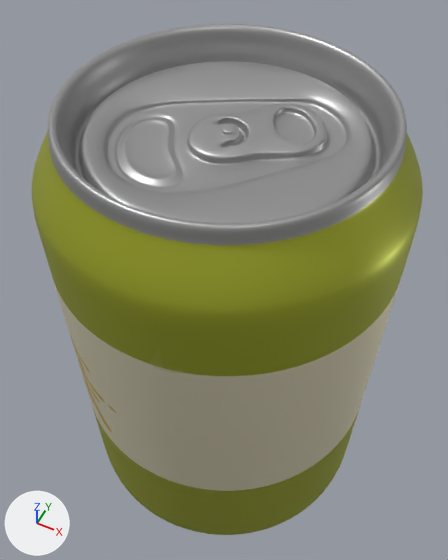
Two versions of the FBX model Sandwich/Assets/Art/3DModels/SodaCan.fbx, one commit apart.
One viewpoint serves both versions: a 50 mm camera at (0.0663, -0.0627, 0.0786) aimed at (0.048, -0.0261, 0.0329). The axes (+X, +Y, +Z) are drawn at lower left. The lights are the same throughout. Where no turn or scale is listed for an object, it has been applied to the vertices.

Script lines for the objects in view, before the commit:
```python
me_mesh = bpy.data.meshes.new('Mesh')
me_mesh.from_pydata(...)  # 11394 vertices, 11392 faces; spans x -0.0152..0.0151, y -0.0151..0.0151, z -0.0019..0.0448
me_mesh.materials.append(mat_midterm_sodacan)
ob_midterm_soda = bpy.data.objects.new('midterm:Soda', me_mesh)
ob_midterm_soda.location = (0.049, -0.0275, 0.0087)
```
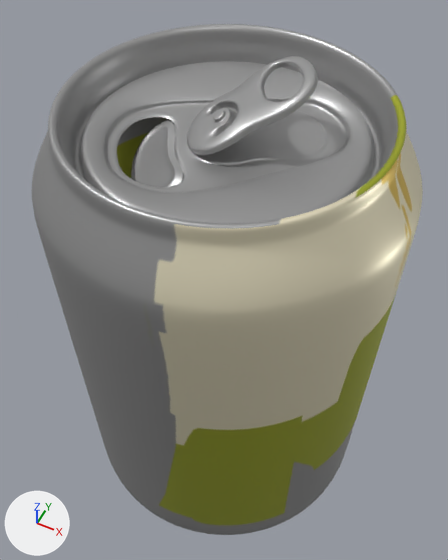
Where the change shows, as pixel boxes (x1, y1, x2, y2) in the pictures (448 x 560 px; the box of a moved part takes in the faces that stretch with it):
part 1 of me_mesh, moved or reshaped: before (117, 104, 327, 187); after (117, 56, 327, 187)
part 2 of me_mesh, surface changed: (31, 54, 423, 535) in both

The change, as a diff of the scene's bpy script:
```diff
--- a/Sandwich/Assets/Art/3DModels/SodaCan.fbx.py
+++ b/Sandwich/Assets/Art/3DModels/SodaCan.fbx.py
@@ me_mesh @@
 # used by ob_midterm_soda; location = (0.049, -0.0275, 0.0087)
-me_mesh.from_pydata(...)  # 11394 vertices, 11392 faces; spans x -0.0152..0.0151, y -0.0151..0.0151, z -0.0019..0.0448
+me_mesh.from_pydata(...)  # 11241 vertices, 11104 faces; spans x -0.0152..0.0151, y -0.0151..0.0151, z -0.0019..0.0472
+# me_mesh part 1: 480 vertices moved from x -0.0076..0.002, y -0.0068..0.0029, z 0.0415..0.0425 to x -0.0075..0.002, y -0.0068..0.0029, z 0.0398..0.0436; 2402 vertices removed from x -0.0079..0.0068, y -0.0068..0.0062, z 0.0415..0.0428; 2249 vertices added at x -0.0074..0.0066, y -0.0065..0.0061, z 0.039..0.0472
+# me_mesh part 2: 8781 kept faces spanning x -0.0152..0.0151, y -0.0151..0.0151, z -0.0019..0.0448 get new texture (UV) coordinates
 me_mesh.materials.append(mat_midterm_sodacan)
```
